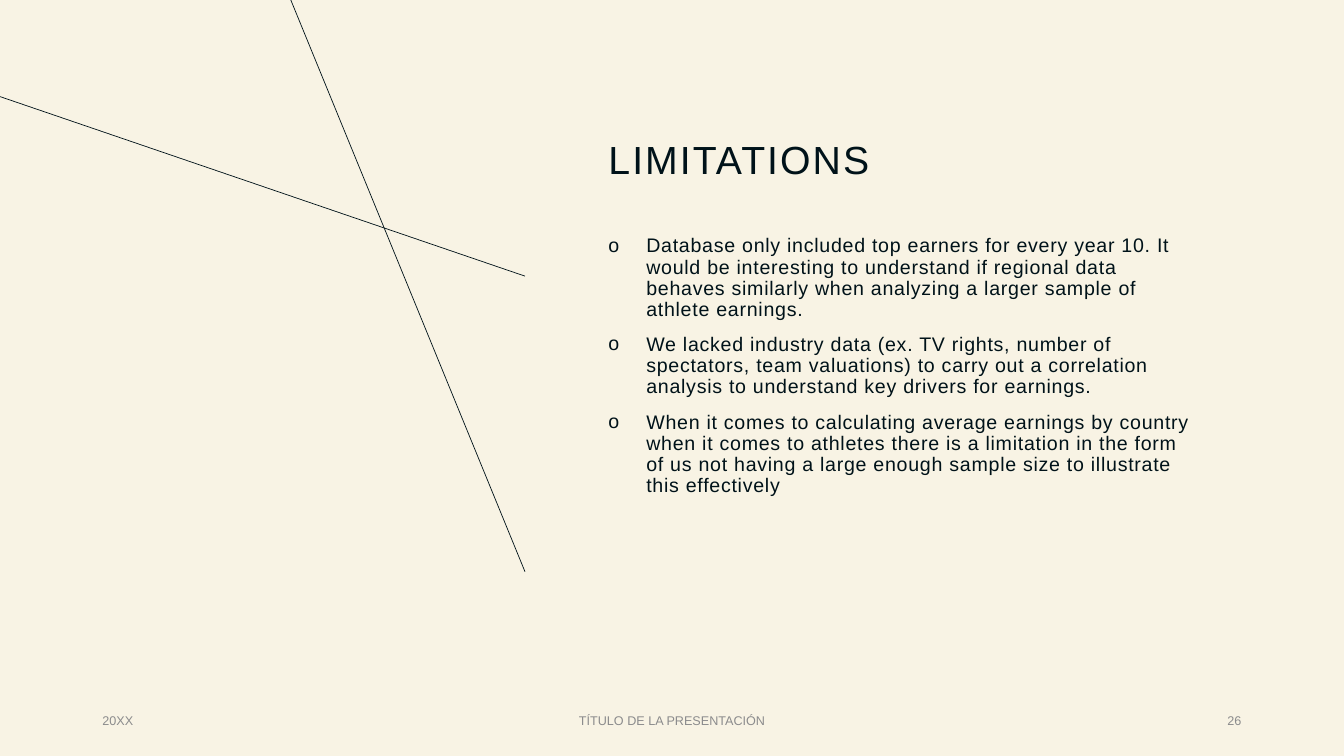
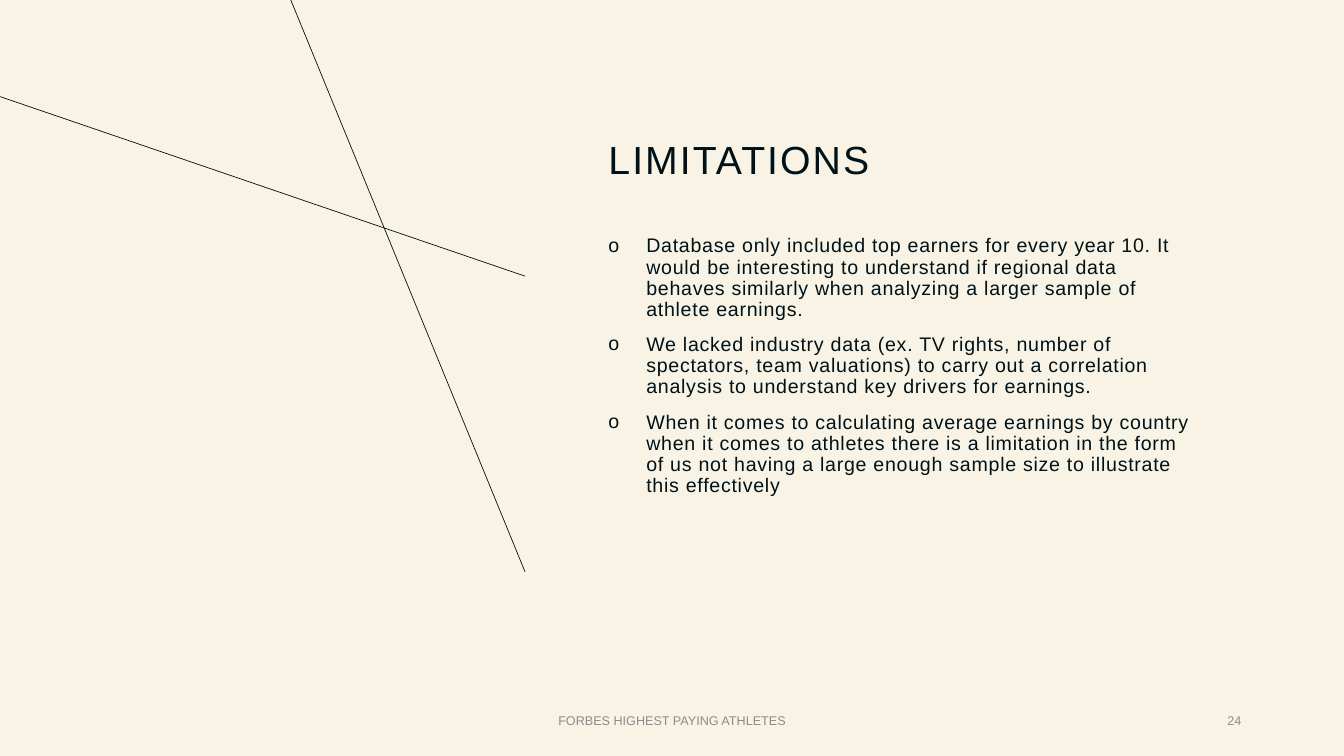
Before and after one commit to cisnerosjp/SMU-Project1-HighestPaidAthletes, a slide deck: slide 24 of Highest paying athletes.pptx (slide 26 before the commit). Drawn at 1344x756 pixels with LibreOffice and Linux fonts; fonts in the diff are those of the drawing. Boxes give left, top, right and bottom in pixels: in the first picture for what was removed or moved away, otherwise in the second. Text is boxed around its words. In the diff, an @@ line names an element or a change of style, - is before the commit and + after.

Commit message:
final powerpoint!

```diff
--- a/Highest paying athletes.pptx
+++ b/Highest paying athletes.pptx
@@ text removed at <box>102,716,133,725</box> @@
-20XX
@@ text at <box>558,716,785,725</box>: text changed @@
-TÍTULO DE LA PRESENTACIÓN
+FORBES HIGHEST PAYING ATHLETES
@@ page number at <box>1227,716,1241,725</box>: text changed @@
-26
+24
```
Also in this commit, not shown: 9 other slides changed, 2 slides added, 5 slides removed, 13 other files.
